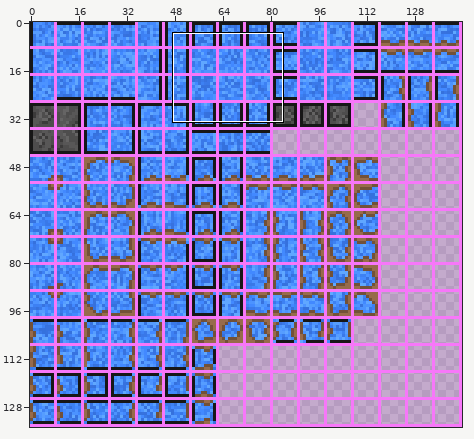
Sprite sheet, stored at AssetsRaw/Textures/Tiles/GalactiteStone.png. The picture above shows the old version from afar; the outline marks the close-up.
Close-up. Before:
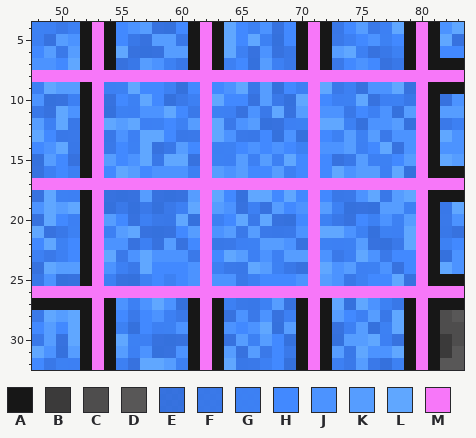
The file is 144x135 pixels. Shown: x 48..83, y 4..32.
Palette (. is transparent): A #171717  B #3b3a3a  C #4e4d4d  D #585757  E #246be1e1  F #2e75ebeb  G #387ff5f5  H #4289ff  J #4c93ff  K #569dff  L #60a7ff  M #f777f9
Pixels before, first column x 48:
 4 GGFGAMAHJKEEHAMALHGJEHAMAFHKFGLAMAJL
 5 GEKJAMAHFEKKFAMALHLGEHAMAFGHJGHAMALE
 6 HKFKAMALEEEKKAMALGEJEFAMAKLGEFGAMAHH
 7 JJHLAMAEFKJGFAMAGHEKGFAMAFHJHEFAMAAA
 8 MMMMMMMMMMMMMMMMMMMMMMMMMMMMMMMMMMMM
 9 GLKKAMGGLHHGEHMHJLFKEHGMLFGEJJLEMAAA
10 JEEGAMEHGLHEFGMLHHEKFELMHGGLEGGFMAEJ
11 FELJAMEGGJJLHFMGGEJFLEKMJJFHGJEKMAKK
12 KGLFAMLKLGGHGKMLFJKEEGGMLLGEJJKEMAFG
13 LHFFAMFJGLLHFFMLJFFHEJEMHGKGKFJJMALJ
14 HJLFAMFHGLEFKHMGGHJHJHGMJJKGHLEJMAJJ
15 EKHEAMKHJLFLLEMGGKGKGLHMHEFKGGHKMALK
16 EGHGAMHLKHJJJGMKJKHHKGHMHLJKKGLEMAAA
17 MMMMMMMMMMMMMMMMMMMMMMMMMMMMMMMMMMMM
18 ELGGAMEEEKEEEKMLHELLHLHMHFFJLFKLMAAA
19 JLKLAMEFEFEFGLMKJEGEKHJMKGEEEKKGMAFL
20 ELHGAMKHEGFFLEMGHLFLEEHMGFEHGJGKMAFJ
21 LEFGAMGKLEEEHKMJKFKFFFJMLLJGEGGLMAFE
22 HLGHAMJJEGEKEHMFFGGKKJEMGGGKEEFLMAGH
23 GFGHAMLFJLJJJFMHLKGJGKKMJFGLJFHHMAEJ
24 ELKKAMJGFLHHHJMGFFLKGFEMLJKGGJEHMALJ
25 FJEEAMGEEGHGHJMJJFGHHHJMKJFGHHLEMAAA
26 MMMMMMMMMMMMMMMMMMMMMMMMMMMMMMMMMMMM
27 AAAAAMAJGJLJEAMAGFFGKEAMALELJGFAMAAA
28 FLKLAMAHFHJGFAMAEJFJEGAMAKHGKFLAMACD
29 HKHLAMAGEHGGJAMAJHJLEKAMAEGKEGLAMACC
30 FKELAMALGGEEEAMAEKGKHEAMAEKKLGEAMABC
31 LJEKAMAKGJEEJAMAKEKFHFAMAKFLJJLAMABD
32 HFGGAMAGELLKGAMALFFGHEAMAGFKFEGAMADD
And afterwards:
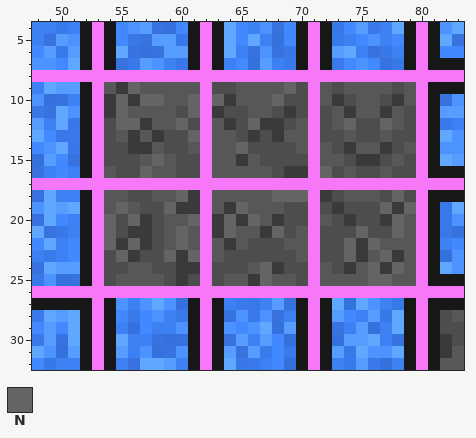
Colours new in this view: N #656464
The exact change:
Changed rows in their new state; - is an unchanged pixel.
first column x 54:
 9 DBNDDDDD-CCDDDDNC-DCDDDDCD
10 BNBNNDDN-NBDDDNCC-DBCDDCBD
11 BNDDDDCN-BCCDDCBC-CDBDDBDC
12 CNNBDDNC-DBCNBBCD-CDNCCNDC
13 CDBDBCCN-DDCBCBDD-CCDCCDCC
14 CCBBDCCD-DDNCCCCD-DCBDDBCD
15 CCCDNDCC-DDBDCCCC-DDCBBCDC
16 DCCNDDCC-DDDDDCBB-NCDCCDCC
18 DDCCDDNB-DDDDDNNN-BCDDDCNC
19 DNDCCNBB-DBNDDDCC-CBCCCNBN
20 NCNBCDDN-BNBNDBCC-DCBCCBND
21 NCBBCDND-BNDDBNCD-CCCNCCND
22 NBNBCDND-DBDCCCDD-CCNBNDDD
23 CNBCCNBN-DCCCCCCD-CCNBDNBD
24 CCDDCCBB-CCCDNBCC-DCBDNBND
25 CDDDDCBC-CDDBNDDC-DDDDNNDD
Where, in picture pixels (left, top, right, bottom), the same in both close-ups:
changed: (104, 82, 416, 286)
